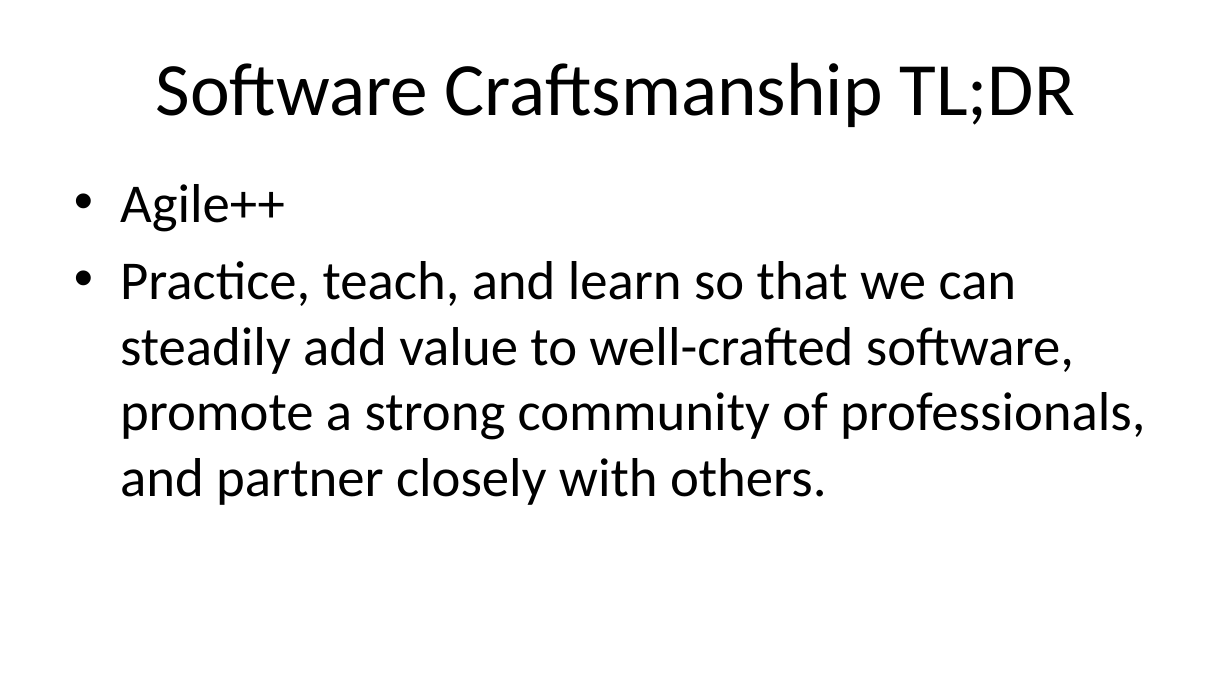
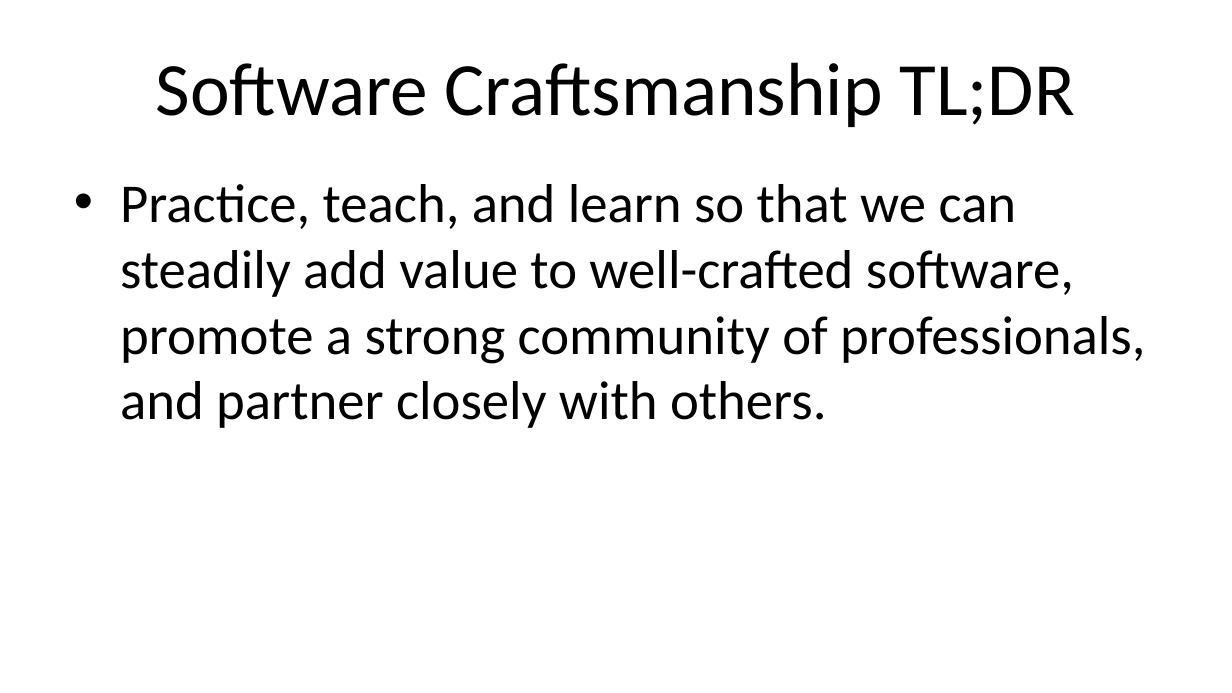
Before and after one commit to HudsonSC/CodeMash-2015-Precompiler-Workshop, a slide deck: slide 4 of 00-Software Craftsmanship.pptx. Drawn at 1232x693 pixels with LibreOffice and Linux fonts; fonts in the diff are those of the drawing; background and template pictures are left out. Boxes give left, top, right and bottom in pixels: in the first picture for what was removed or moved away, otherwise in the second. Text is boxed around its words. In the diff, an @@ line names an element or a change of style, - is before the commit and + after.

```diff
--- a/00-Software Craftsmanship.pptx
+++ b/00-Software Craftsmanship.pptx
@@ text at box(120, 184, 285, 232): paragraph removed @@
-• Agile++
```
Also in this commit, not shown: 1 other slide changed, 1 slide added.
